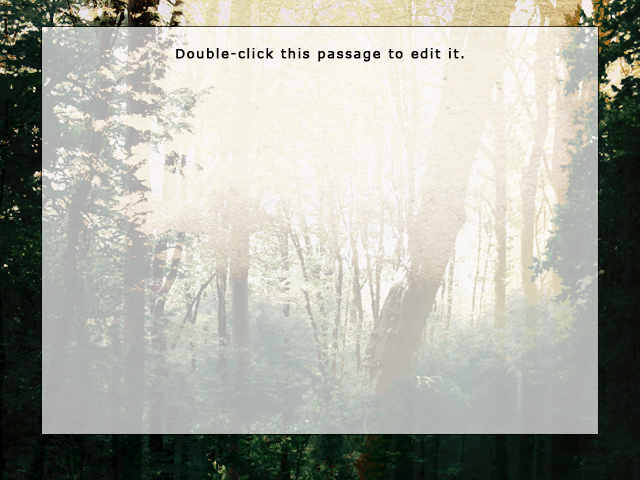
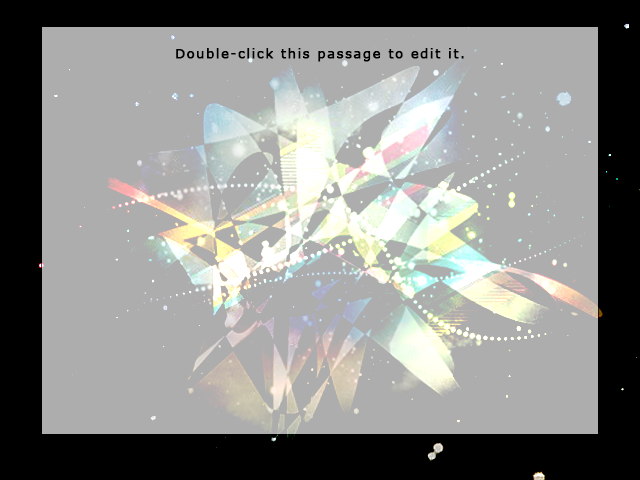
Layer changes from the first 640px x 480px image to the second:
removed layer "Layer 3" (was pin light, 94%) from group "Group 1" over (0, 0, 640, 480)
removed layer "Layer 2" from group "Group 1" over (0, 0, 640, 480)
removed layer "Layer 1" from group "Group 1" over (0, 0, 640, 480)
added layer "Layer 6" (vivid light) in group "Group 1" over (0, 0, 640, 480)
added layer "Layer 5" (linear light) in group "Group 1" over (0, 0, 640, 480)
added layer "Layer 4" in group "Group 1" over (0, 0, 640, 480)
